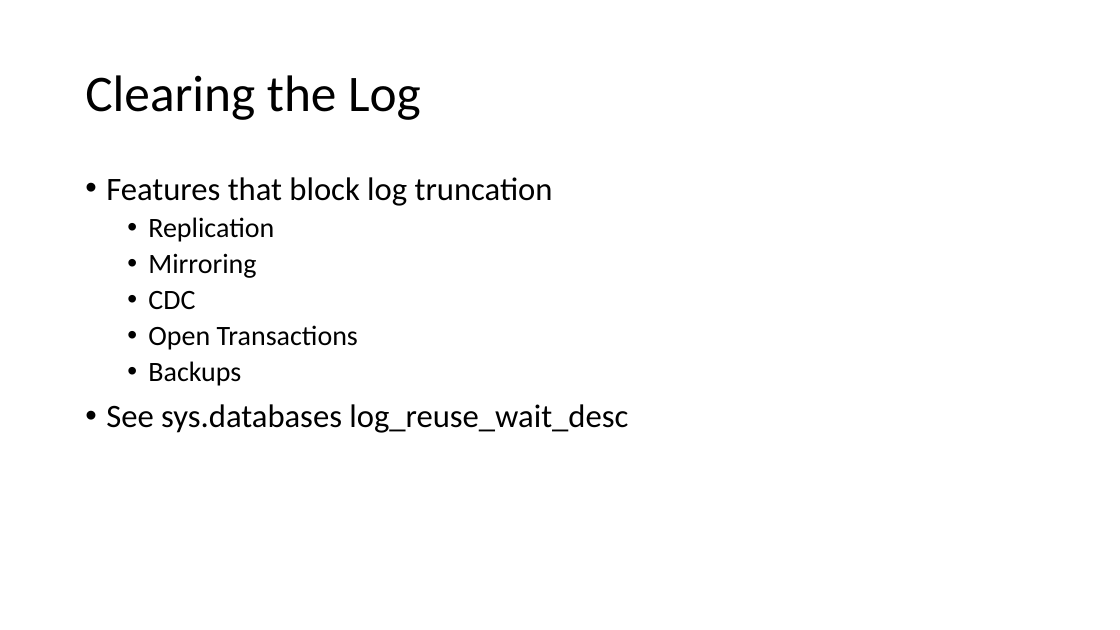
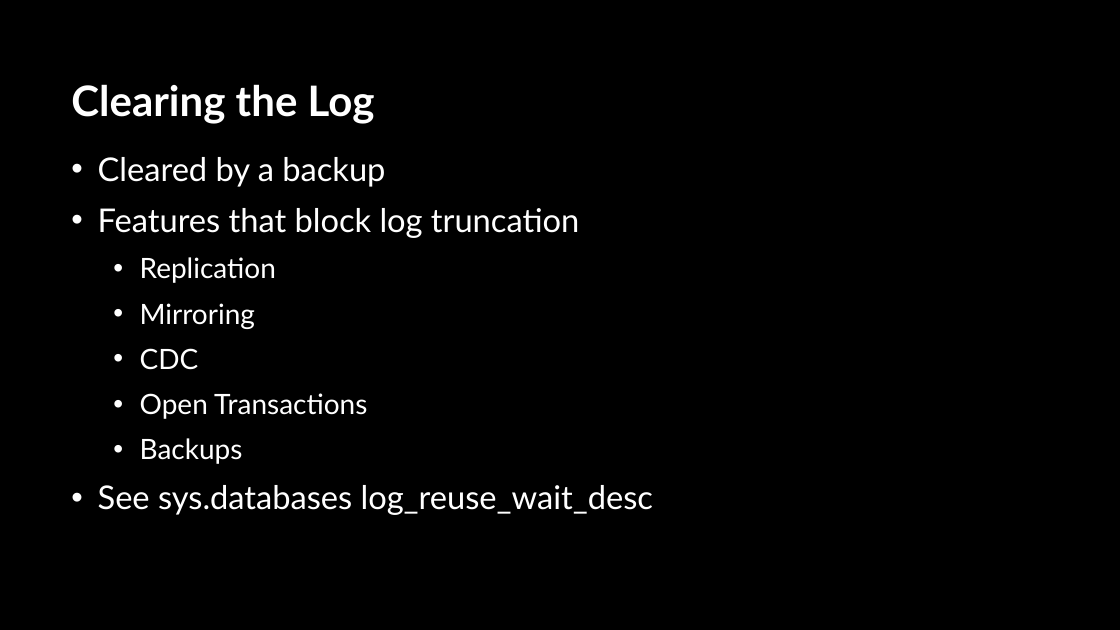
Before and after one commit to sabinio/SQLTraining, a slide deck: slide 31 of Slides/1. Logging.pptx (slide 15 before the commit). Drawn at 1120x630 pixels with LibreOffice and Linux fonts; fonts in the diff are those of the drawing; background and template pictures are left out. Boxes give left, top, right and bottom in pixels: in the first picture for what was removed or moved away, otherwise in the second. Text is boxed around its words. In the diff, an @@ line names an element or a change of style, - is before the commit and + after.

```diff
--- a/Slides/1. Logging.pptx
+++ b/Slides/1. Logging.pptx
@@ background #FFFFFF to picture (left out) @@
@@ title "Clearing the Log" moved from (x1=85, y1=75, x2=421, y2=120) to (x1=71, y1=84, x2=375, y2=124) @@
@@ title "Clearing the Log" at (x1=71, y1=84, x2=375, y2=124): size 44 to 36 pt, font Calibri to Lato, text colour #000000 to #FFFFFF, bold on; line spacing 0.9 to 1 @@
@@ text "Cleared by a backup" moved from (x1=106, y1=177, x2=628, y2=433) to (x1=98, y1=157, x2=653, y2=515) @@
@@ text at (x1=98, y1=157, x2=385, y2=187): paragraph added @@
+• Cleared by a backup
@@ text at (x1=98, y1=208, x2=653, y2=515): font Calibri to Lato, text colour #000000 to #FFFFFF in "Features that block log truncation", "Replication", "Mirroring", "CDC" and 3 more places; indent changed; line spacing 0.9 to 1; more space between paragraphs @@
```
Also in this commit, not shown: 15 other slides changed, 20 slides added, 1 slide removed.
